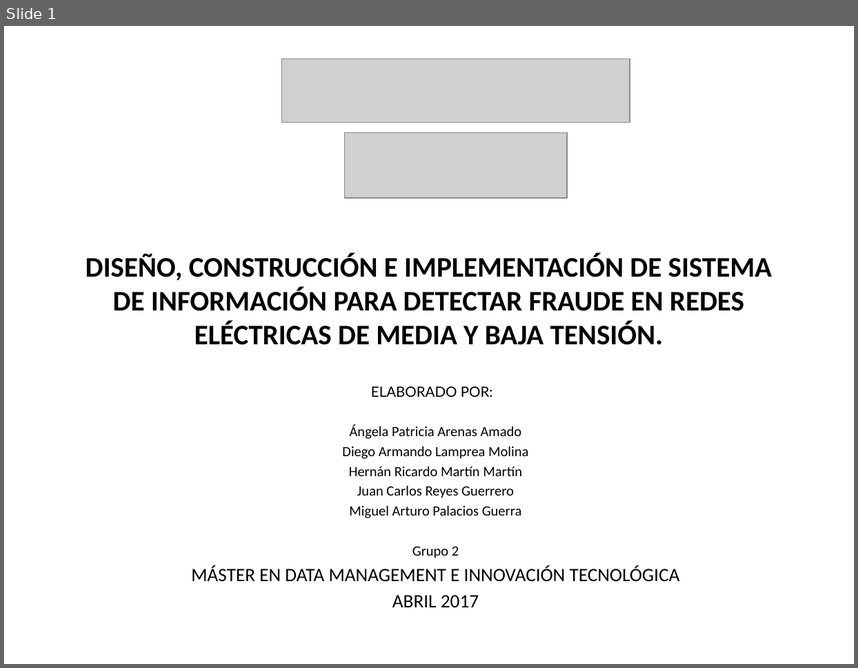
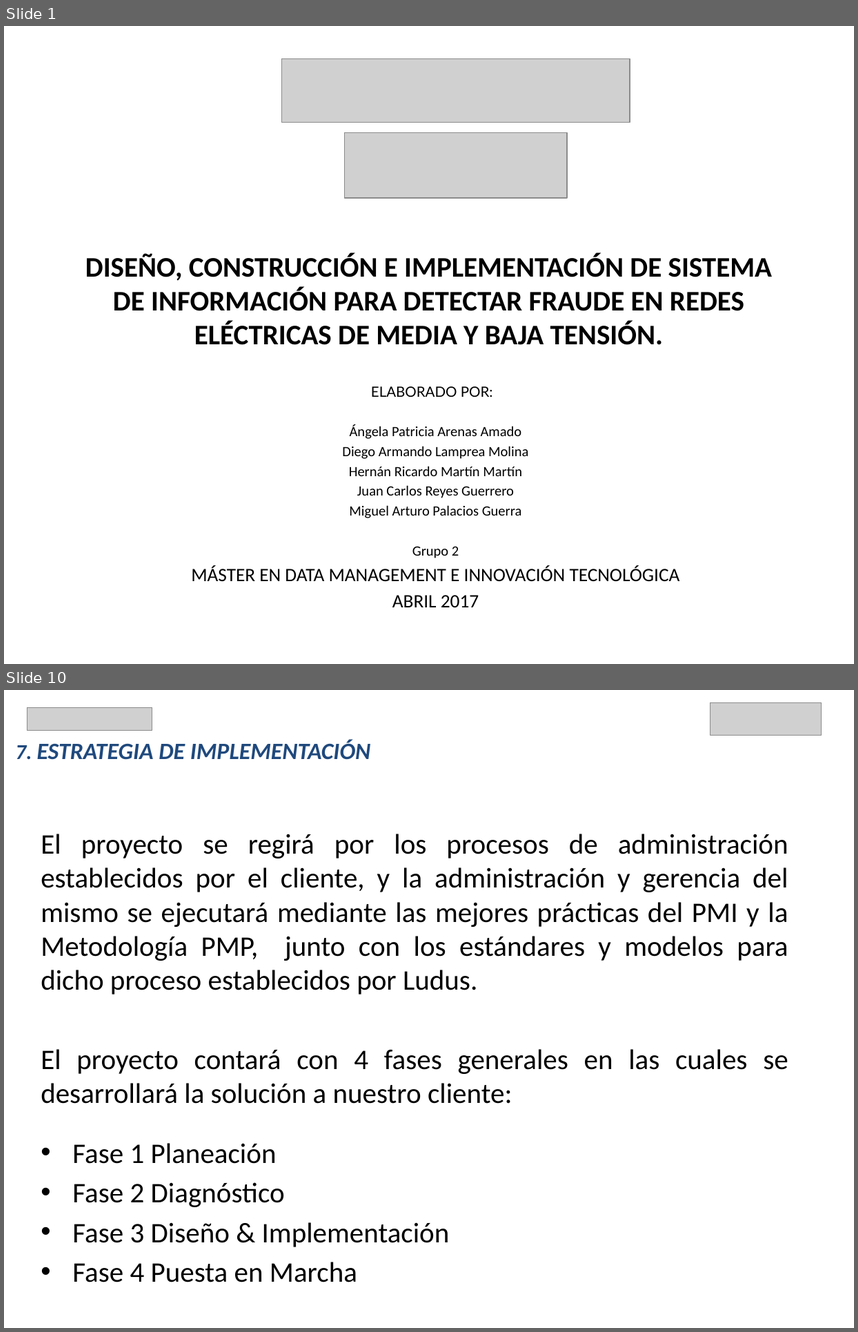
Before and after one commit to JuanCarlosReyesGuerrero/TFG_OBS, a slide deck: PresentacionTFM.pptx. Shown one above the other, each under a label of ours: slide 1 before the commit, slides 1 and 10 after it; the slides between them are not shown. The pictures are 858x668 and 858x1332 pixels, drawn with LibreOffice and Linux fonts; fonts in the diff are those of the drawing; grey boxes stand for pictures. Boxes give left, top, right and bottom in pixels: in the first picture for what was removed or moved away, otherwise in the second. Text is boxed around its words. In the diff, an @@ line names an element or a change of style, - is before the commit and + after.

Commit message:
Actualizacion Miguel Palacios (estilo y forma)
He agregado un slide para separar Estrategia de Implementacion, Fases y
Actividades Principales de Implementacion

```diff
--- a/PresentacionTFM.pptx
+++ b/PresentacionTFM.pptx
@@ slide 10 added at [4, 690, 854, 1328], background #FFFFFF @@
@@ picture added at [27, 708, 153, 731] @@
@@ picture added at [711, 702, 822, 735] @@
@@ title added at [16, 740, 371, 760], 19.8 pt, text #1F497D, bold, italic @@
+7. ESTRATEGIA DE IMPLEMENTACIÓN
@@ text added at [41, 834, 789, 1247], 24 pt, text #000000 @@
+El proyecto se regirá por los procesos de administración establecidos por el cliente, y la administración y gerencia del mismo se ejecutará mediante las mejores prácticas del PMI y la Metodología PMP, junto con los estándares y modelos para dicho proceso establecidos por Ludus.
+El proyecto contará con 4 fases generales en las cuales se desarrollará la solución a nuestro cliente:
+• Fase 1 Planeación
+• Fase 2 Diagnóstico
+• Fase 3 Diseño & Implementación
+• Fase 4 Puesta en Marcha
```
Also in this commit, not shown: 6 slides changed.
